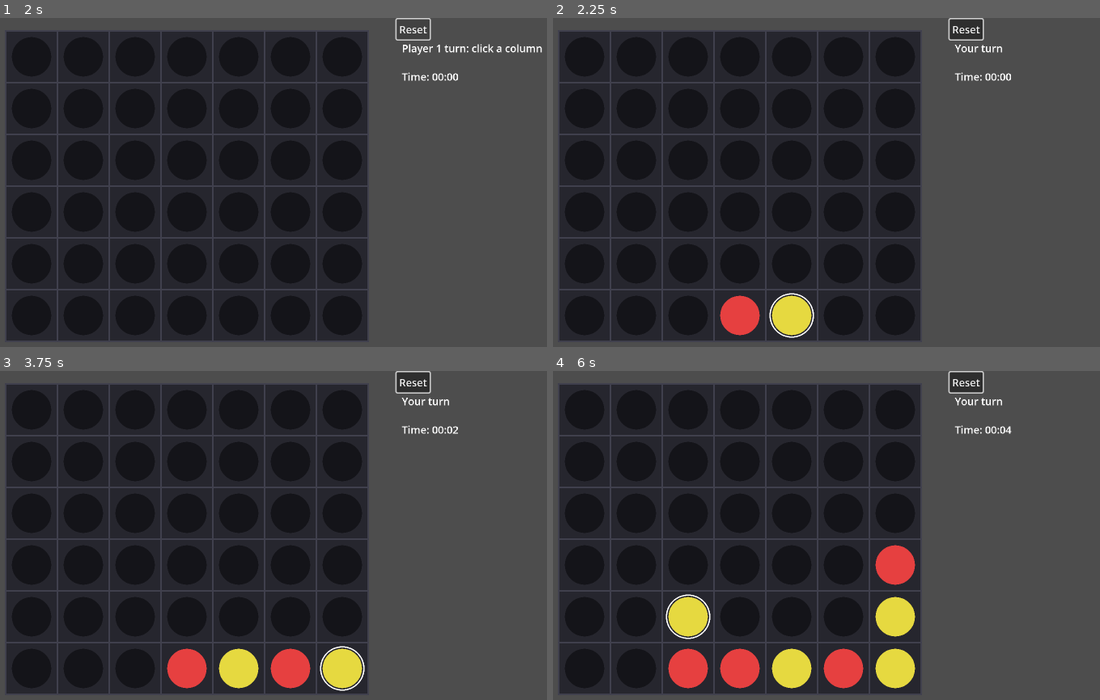
Above: before the commit, frames 1-4 (two rows, left to right).
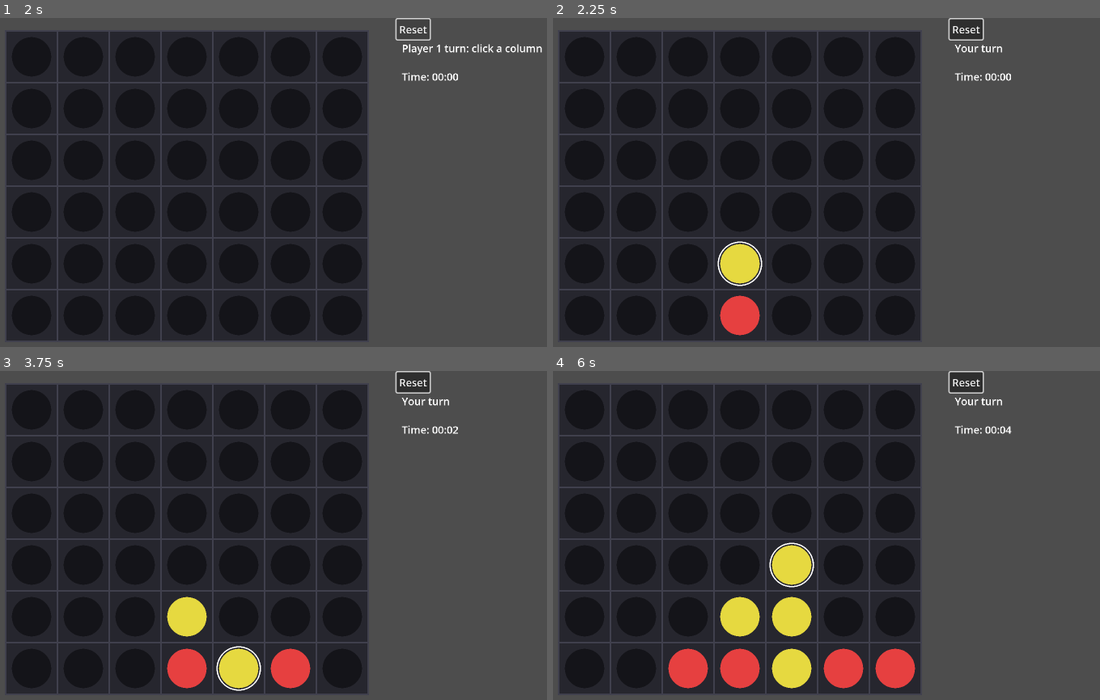
Above: after the commit, the same moments.

Repository: bharper9/CSC-492-Senior-Proj
Game: Godot game, scene res://Scenes/Board.tscn
The game is run twice, just before and just after one commit, with the same random seed, the same clock (stepped at 60 frames per second) and the same inputs. The project has no main scene, so this scene is started directly.
Inputs (mouse positions are in pixels of both pictures, inside the frame that each line leads up to):
- Up to frame 1 (2 s): tap A at 0.5 s; move the mouse to (459, 182) at 0.52 s; click (459, 182) at 0.67 s; click "Reset" at 1.25 s
- Up to frame 2 (2.25 s): move the mouse to (738, 218) at 2.02 s; click (738, 218) at 2.17 s
- Up to frame 3 (3.75 s): move the mouse to (382, 472) at 2.77 s; click (382, 472) at 2.92 s; move the mouse to (284, 624) at 3.52 s; click (284, 624) at 3.67 s
- Up to frame 4 (6 s): move the mouse to (1061, 607) at 4.27 s; click (1061, 607) at 4.42 s; move the mouse to (673, 499) at 5.02 s; click (673, 499) at 5.17 s; move the mouse to (903, 551) at 5.77 s; click (903, 551) at 5.92 s

Frame 1 is identical in both runs. In frame 2, 1.7% of the frame differs, in the area x 30-48%, y 67-98%; in frame 3, 1.7%; in frame 4, 5.1%, in the area x 20-67%, y 52-97%.

Commit message:
Ai updates

Diff:
--- a/AdaptiveAI.gd
+++ b/AdaptiveAI.gd
@@ -4,9 +4,10 @@
 var min_depth: int = 3
 var max_depth: int = 6
 var target_win_rate: float = 0.5
+var tolerance: float = 0.05
 
 func update_difficulty(rolling_win_rate: float) -> void:
-	if rolling_win_rate > target_win_rate + 0.05:
+	if rolling_win_rate > target_win_rate + tolerance:
 		depth = min(depth + 1, max_depth)
-	elif rolling_win_rate < target_win_rate - 0.05:
+	elif rolling_win_rate < target_win_rate - tolerance:
 		depth = max(depth - 1, min_depth)
--- /dev/null
+++ b/GameSettings.gd
@@ -0,0 +1,11 @@
+extends Node
+
+
+# Called when the node enters the scene tree for the first time.
+func _ready():
+	pass # Replace with function body.
+
+
+# Called every frame. 'delta' is the elapsed time since the previous frame.
+func _process(delta):
+	pass
--- a/HeuristicAI.gd
+++ b/HeuristicAI.gd
@@ -1,22 +1,51 @@
 extends BaseAI
 class_name HeuristicAI
 
+const NEG_INF := -99999999
+
 func choose_move(board: Array) -> Dictionary:
 	var legal := ConnectFourRules.get_valid_columns(board)
+
 	if legal.is_empty():
-		return {"col": -1, "nodes": 0, "prunes": 0}
+		return {
+			"col": -1,
+			"nodes": 0,
+			"prunes": 0
+		}
+
+	legal = ConnectFourRules.ordered_columns(legal)
 
 	var best_col := legal[0]
-	var best_score := -99999999
+	var best_score := NEG_INF
+	var nodes := 0
 
 	for col in legal:
+		nodes += 1
+
 		var temp := ConnectFourRules.copy_board(board)
 		var row := ConnectFourRules.get_next_open_row(temp, col)
+
+		if row == -1:
+			continue
+
 		ConnectFourRules.drop_piece(temp, row, col, ConnectFourRules.AI)
 
+		# Immediate win gets highest priority
+		if ConnectFourRules.winning_move(temp, ConnectFourRules.AI):
+			return {
+				"col": col,
+				"nodes": nodes,
+				"prunes": 0
+			}
+
 		var score := ConnectFourRules.evaluate_position(temp, ConnectFourRules.AI)
+
 		if score > best_score:
 			best_score = score
 			best_col = col
 
-	return {"col": best_col, "nodes": legal.size(), "prunes": 0}
+	return {
+		"col": best_col,
+		"nodes": nodes,
+		"prunes": 0
+	}
--- a/Scenes/board.gd
+++ b/Scenes/board.gd
@@ -14,7 +14,7 @@
 @onready var game_timer: Timer = $GameTimer
 
 var ai_player: BaseAI
-var ai_type: String = "random"
+var ai_type: String = "minimax"
 var game_id: int = 0
 var move_history: Array = []
 var ai_move_times: Array = []
@@ -49,7 +49,7 @@
 			var adaptive := AdaptiveAI.new()
 			adaptive.depth = 5
 			ai_player = adaptive
-		_:
+		"minimax":
 			var minimax_ai := MinimaxAI.new()
 			minimax_ai.depth = 5
 			ai_player = minimax_ai
Not shown, added: GameSettings.gd.uid
